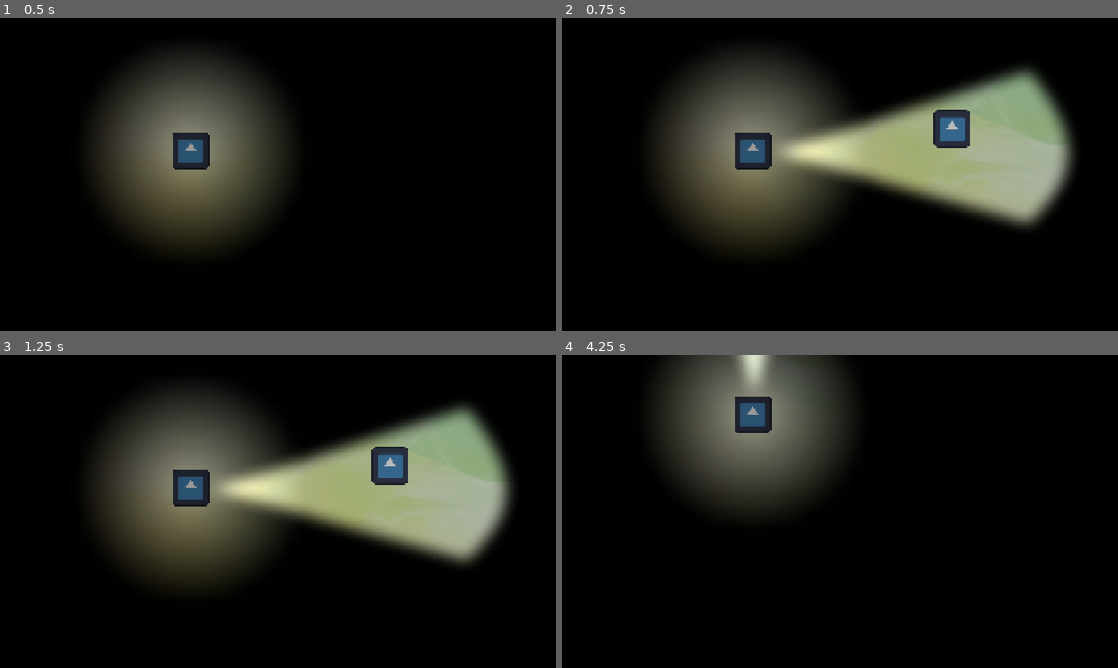
Above: before the commit, frames 1-4 (two rows, left to right).
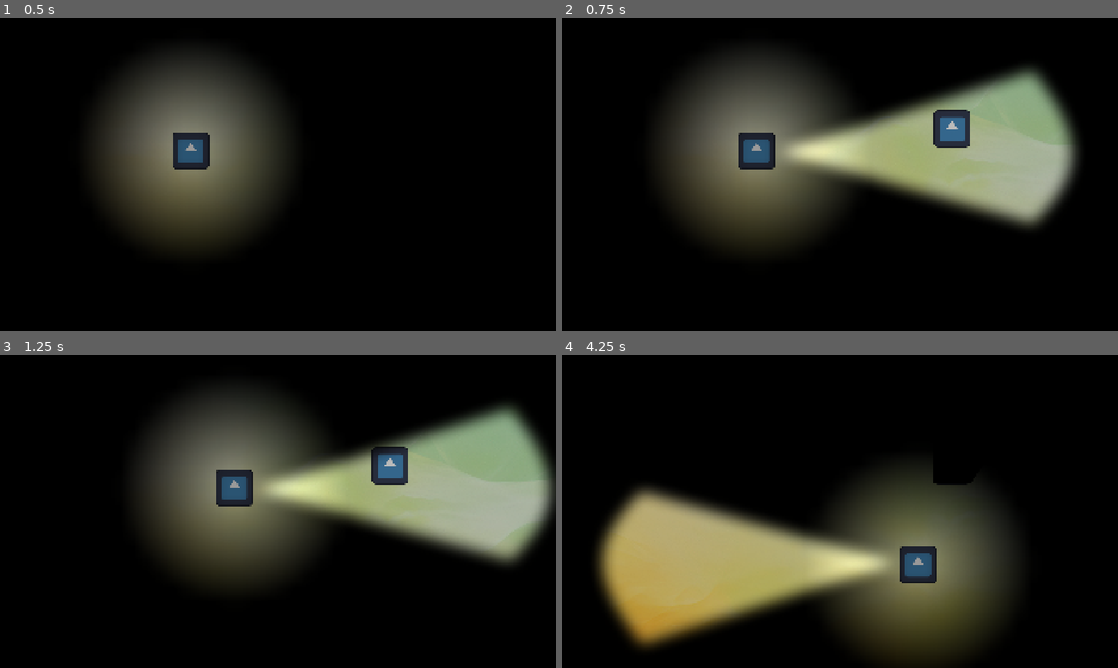
Above: after the commit, the same moments.

Repository: ZaulZieg/gmtk-game-jam-2026
Game: Godot game, scene res://TSCN/node_2d.tscn
Two runs of this game, one before a commit and one after it. Both use one fixed random seed, a clock stepped at 60 frames per second and the inputs below. This scene is started directly instead of the project's main scene. The engine's default icon, where the game draws it, is replaced by a stand-in: a white triangle on a blue panel in a dark square.
Inputs (mouse positions are in pixels of both pictures, inside the frame that each line leads up to):
- Up to frame 1 (0.5 s): no input
- Up to frame 2 (0.75 s): tap Enter at 0.5 s; move the mouse to (962, 158) at 0.52 s; hold D (right) from 0.53 s (still down); click (962, 158) at 0.67 s
- Up to frame 3 (1.25 s): keep holding D (right)
- Up to frame 4 (4.25 s): move the mouse to (728, 527) at 1.27 s; release D (right) at 1.28 s; hold S (down) 1.28-2.03 s; click (728, 527) at 1.42 s; move the mouse to (895, 442) at 2.02 s; hold D (right) 2.03-2.78 s; click (895, 442) at 2.17 s; move the mouse to (812, 574) at 2.77 s; hold Up (ui_up) 2.78-3.53 s; click (812, 574) at 2.92 s; move the mouse to (1006, 558) at 3.52 s; hold A (left) from 3.53 s (still down); click (1006, 558) at 3.67 s

Frame 1 is identical in both runs. In frame 2, 1.2% of the frame differs, in the area x 31-93%, y 18-64%; in frame 3, 25%; in frame 4, 46%, in the area x 6-82%, y 0-98%.

Commit message:
update 2

Diff:
--- a/CODE/player.gd
+++ b/CODE/player.gd
@@ -10,7 +10,7 @@
 	pass
 
 func _physics_process(delta: float) -> void:
-	dir = Input.get_vector("ui_left","ui_right","ui_up","ui_down")
+	dir = Input.get_vector("left","right","up","down")
 	if dir:
 		velocity = velocity.move_toward((dir * SPEED) , 10.0)
 	else :
--- /dev/null
+++ b/CODE/windows.gd
@@ -0,0 +1,23 @@
+extends Control
+@onready var control_10: Control = $CenterContainer/Panel/Control10
+
+@onready var cofirmationbox: CenterContainer = $CenterContainer/Panel/cofirmationbox
+@onready var Start_button: Button = $CenterContainer/Panel/Button
+var tween : Tween
+func _ready() -> void:
+	Start_button.button_down.connect(start_pressed)
+	Start_button.pressed.connect(animate_start)
+
+func start_pressed():
+	control_10.pops_up()
+	cofirmationbox.visible = true
+
+
+func animate_start():
+	Start_button.offset_transform_enabled = true
+	if tween:
+		tween.kill()
+	tween = create_tween()
+	tween.tween_property(Start_button,"offset_transform_scale", Vector2(1.1,1.1),0.05)
+	tween.tween_property(Start_button,"offset_transform_scale", Vector2.ONE,0.05)
+	tween.tween_callback(func():Start_button.disabled = true)
--- /dev/null
+++ b/TSCN/puzzle/ads/ad1.tscn
@@ -0,0 +1,72 @@
+[gd_scene format=3 uid="uid://bcd5ecmyhfwti"]
+
+[ext_resource type="Texture2D" uid="uid://bl8srsiv8vvkd" path="res://ASS/slider_utdi_slider_8.jpeg" id="1_1vi87"]
+[ext_resource type="Script" uid="uid://ep40gp4q6cf2" path="res://TSCN/puzzle/ads/ad_1.gd" id="1_6nm15"]
+
+[sub_resource type="LabelSettings" id="LabelSettings_g4v7s"]
+
+[sub_resource type="StyleBoxFlat" id="StyleBoxFlat_g4v7s"]
+bg_color = Color(0.987701, 0, 0.1190458, 1)
+
+[node name="Control" type="Control" unique_id=134160026]
+custom_minimum_size = Vector2(336, 283)
+layout_mode = 3
+anchors_preset = 15
+anchor_right = 1.0
+anchor_bottom = 1.0
+offset_right = -1584.0
+offset_bottom = -797.0
+grow_horizontal = 2
+grow_vertical = 2
+script = ExtResource("1_6nm15")
+
+[node name="ColorRect2" type="ColorRect" parent="." unique_id=719248717]
+z_as_relative = false
+layout_mode = 1
+anchors_preset = 15
+anchor_right = 1.0
+anchor_bottom = 1.0
+grow_horizontal = 2
+grow_vertical = 2
+
+[node name="ColorRect" type="ColorRect" parent="." unique_id=1625821805]
+z_as_relative = false
+layout_mode = 0
+offset_right = 336.0
+offset_bottom = 23.0
+color = Color(0.45452422, 0.45452428, 0.45452422, 1)
+
+[node name="VBoxContainer" type="VBoxContainer" parent="." unique_id=988968678]
+layout_mode = 1
+anchors_preset = 15
+anchor_right = 1.0
+anchor_bottom = 1.0
+grow_horizontal = 2
+grow_vertical = 2
+theme_override_constants/separation = 0
+
+[node name="HBoxContainer" type="HBoxContainer" parent="VBoxContainer" unique_id=1273370076]
+layout_mode = 2
+
+[node name="MarginContainer" type="MarginContainer" parent="VBoxContainer/HBoxContainer" unique_id=927378859]
+layout_mode = 2
+size_flags_horizontal = 3
+theme_override_constants/margin_left = 20
+
+[node name="Label" type="Label" parent="VBoxContainer/HBoxContainer/MarginContainer" unique_id=358700957]
+layout_mode = 2
+size_flags_horizontal = 3
+text = "label"
+label_settings = SubResource("LabelSettings_g4v7s")
+
+[node name="Button" type="Button" parent="VBoxContainer/HBoxContainer" unique_id=236559463]
+custom_minimum_size = Vector2(20, 0)
+layout_mode = 2
+theme_override_styles/normal = SubResource("StyleBoxFlat_g4v7s")
+text = "x"
+
+[node name="TextureRect" type="TextureRect" parent="VBoxContainer" unique_id=1629981968]
+layout_mode = 2
+size_flags_vertical = 3
+texture = ExtResource("1_1vi87")
+expand_mode = 5
--- /dev/null
+++ b/TSCN/puzzle/ads/ad_1.gd
@@ -0,0 +1,9 @@
+extends Control
+@onready var button: Button = $VBoxContainer/HBoxContainer/Button
+
+
+func _ready() -> void:
+	button.button_up.connect(close_ad)
+
+func close_ad():
+	call_deferred("queue_free")
--- a/TSCN/puzzle/control.tscn
+++ b/TSCN/puzzle/control.tscn
@@ -1,4 +1,25 @@
 [gd_scene format=3 uid="uid://pb5hf6bn0wgd"]
+
+[ext_resource type="Script" uid="uid://bw6nbi2dnifld" path="res://CODE/windows.gd" id="1_ftgyu"]
+[ext_resource type="PackedScene" uid="uid://bcd5ecmyhfwti" path="res://TSCN/puzzle/ads/ad1.tscn" id="2_0tia0"]
+[ext_resource type="Script" uid="uid://b7dqvaoi8kkxr" path="res://TSCN/puzzle/control_10.gd" id="2_spl2v"]
+
+[sub_resource type="StyleBoxFlat" id="StyleBoxFlat_g4v7s"]
+bg_color = Color(0.08235294, 0.6509804, 0, 1)
+corner_radius_top_left = 10
+corner_radius_top_right = 10
+corner_radius_bottom_right = 10
+corner_radius_bottom_left = 10
+
+[sub_resource type="StyleBoxFlat" id="StyleBoxFlat_57qmd"]
+bg_color = Color(0.59607846, 0.8509804, 0.21568628, 1)
+corner_radius_top_left = 10
+corner_radius_top_right = 10
+corner_radius_bottom_right = 10
+corner_radius_bottom_left = 10
+
+[sub_resource type="LabelSettings" id="LabelSettings_g4v7s"]
+font_size = 24
 
 [node name="Control" type="Control" unique_id=820425187]
 layout_mode = 3
@@ -7,6 +28,7 @@
 anchor_bottom = 1.0
 grow_horizontal = 2
 grow_vertical = 2
+script = ExtResource("1_ftgyu")
 
 [node name="CenterContainer" type="CenterContainer" parent="." unique_id=2070974094]
 layout_mode = 1
@@ -15,3 +37,129 @@
 anchor_bottom = 1.0
 grow_horizontal = 2
 grow_vertical = 2
+
+[node name="Panel" type="Panel" parent="CenterContainer" unique_id=1600965708]
+custom_minimum_size = Vector2(670, 580)
+clip_contents = true
+layout_mode = 2
+
+[node name="Button" type="Button" parent="CenterContainer/Panel" unique_id=1182246576]
+layout_mode = 0
+offset_left = 22.0
+offset_top = 511.0
+offset_right = 160.0
+offset_bottom = 557.0
+theme_override_styles/normal = SubResource("StyleBoxFlat_g4v7s")
+theme_override_styles/pressed = SubResource("StyleBoxFlat_57qmd")
+theme_override_styles/hover = SubResource("StyleBoxFlat_g4v7s")
+text = "SHUT OFF"
+
+[node name="cofirmationbox" type="CenterContainer" parent="CenterContainer/Panel" unique_id=1118049122]
+visible = false
+layout_mode = 1
+anchors_preset = 15
+anchor_right = 1.0
+anchor_bottom = 1.0
+grow_horizontal = 2
+grow_vertical = 2
+mouse_filter = 2
+
+[node name="VBoxContainer" type="VBoxContainer" parent="CenterContainer/Panel/cofirmationbox" unique_id=1016101057]
+layout_mode = 2
+
+[node name="Label" type="Label" parent="CenterContainer/Panel/cofirmationbox/VBoxContainer" unique_id=1628431407]
+layout_mode = 2
+text = "Are you sure?"
+label_settings = SubResource("LabelSettings_g4v7s")
+
+[node name="HBoxContainer" type="HBoxContainer" parent="CenterContainer/Panel/cofirmationbox/VBoxContainer" unique_id=1630116184]
+layout_mode = 2
+alignment = 1
+
+[node name="Button2" type="Button" parent="CenterContainer/Panel/cofirmationbox/VBoxContainer/HBoxContainer" unique_id=986347273]
+layout_mode = 2
+size_flags_horizontal = 3
+text = "yes"
+
+[node name="Button" type="Button" parent="CenterContainer/Panel/cofirmationbox/VBoxContainer/HBoxContainer" unique_id=2145091791]
+layout_mode = 2
+size_flags_horizontal = 3
+text = "no"
+
+[node name="Control10" type="Control" parent="CenterContainer/Panel" unique_id=1195911860]
+anchors_preset = 0
+offset_right = 40.0
+offset_bottom = 40.0
+script = ExtResource("2_spl2v")
+
+[node name="Control" parent="CenterContainer/Panel/Control10" unique_id=134160026 instance=ExtResource("2_0tia0")]
+visible = false
+layout_mode = 1
+offset_left = 184.0
+offset_top = 130.0
+offset_right = 480.0
+offset_bottom = 373.0
+
+[node name="Control2" parent="CenterContainer/Panel/Control10" unique_id=909508120 instance=ExtResource("2_0tia0")]
+visible = false
+layout_mode = 1
+offset_left = 310.0
+offset_top = 33.0
+offset_right = 606.0
+offset_bottom = 276.0
+
+[node name="Control3" parent="CenterContainer/Panel/Control10" unique_id=1536952355 instance=ExtResource("2_0tia0")]
+visible = false
+layout_mode = 1
+offset_left = 325.0
+offset_top = 242.0
+offset_right = 621.0
+offset_bottom = 485.0
+
+[node name="Control4" parent="CenterContainer/Panel/Control10" unique_id=1384672669 instance=ExtResource("2_0tia0")]
+visible = false
+layout_mode = 1
+offset_left = 12.0
+offset_top = 294.0
+offset_right = 308.0
+offset_bottom = 537.0
+
+[node name="Control5" parent="CenterContainer/Panel/Control10" unique_id=765807763 instance=ExtResource("2_0tia0")]
+visible = false
+layout_mode = 1
+offset_left = 19.0
+offset_top = 28.0
+offset_right = 315.0
+offset_bottom = 271.0
+
+[node name="Control6" parent="CenterContainer/Panel/Control10" unique_id=2006197618 instance=ExtResource("2_0tia0")]
+visible = false
+layout_mode = 1
+offset_left = 158.0
+offset_top = 156.0
+offset_right = 454.0
+offset_bottom = 399.0
+
+[node name="Control7" parent="CenterContainer/Panel/Control10" unique_id=1239284028 instance=ExtResource("2_0tia0")]
+visible = false
+layout_mode = 1
+offset_left = 171.0
+offset_top = 184.0
+offset_right = 467.0
+offset_bottom = 427.0
+
+[node name="Control8" parent="CenterContainer/Panel/Control10" unique_id=1806019459 instance=ExtResource("2_0tia0")]
+visible = false
+layout_mode = 1
+offset_left = 192.0
+offset_top = 212.0
+offset_right = 488.0
+offset_bottom = 455.0
+
+[node name="Control9" parent="CenterContainer/Panel/Control10" unique_id=1799192137 instance=ExtResource("2_0tia0")]
+visible = false
+layout_mode = 1
+offset_left = 221.0
+offset_top = 241.0
+offset_right = 517.0
+offset_bottom = 484.0
--- /dev/null
+++ b/TSCN/puzzle/control_10.gd
@@ -0,0 +1,11 @@
+extends Control
+
+@onready var arrays : Array[Node]=[]
+
+func _ready() -> void:
+	arrays = get_children()
+
+func pops_up():
+	for ad in arrays:
+		ad.visible = true
+		await get_tree().create_timer(0.05).timeout
Renamed: ASS/walk down/frame0000.png -> ASS/Sprites/walk down/frame0000.png
Not shown, changed: ASS/Sprites/walk down/frame0000.png.import
Renamed: ASS/walk down/frame0001.png -> ASS/Sprites/walk down/frame0001.png
Not shown, changed: ASS/Sprites/walk down/frame0001.png.import
Renamed: ASS/walk down/frame0002.png -> ASS/Sprites/walk down/frame0002.png
Not shown, changed: ASS/Sprites/walk down/frame0002.png.import
Renamed: ASS/walk down/frame0003.png -> ASS/Sprites/walk down/frame0003.png
Not shown, added: ASS/Sprites/walk down/frame0003.png.import
Renamed: ASS/walk down/frame0004.png -> ASS/Sprites/walk down/frame0004.png
Not shown, changed: ASS/Sprites/walk down/frame0004.png.import
Renamed: ASS/walk down/frame0005.png -> ASS/Sprites/walk down/frame0005.png
Not shown, changed: ASS/Sprites/walk down/frame0005.png.import
(and 33 more such lines)
